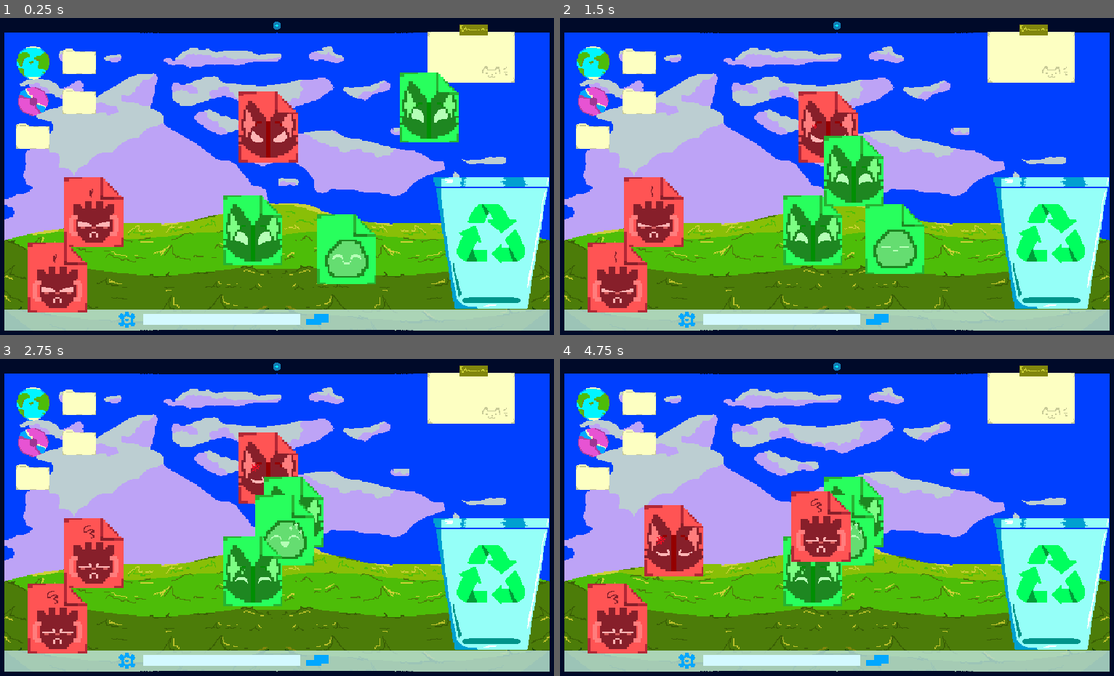
Above: before the commit, frames 1-4 (two rows, left to right).
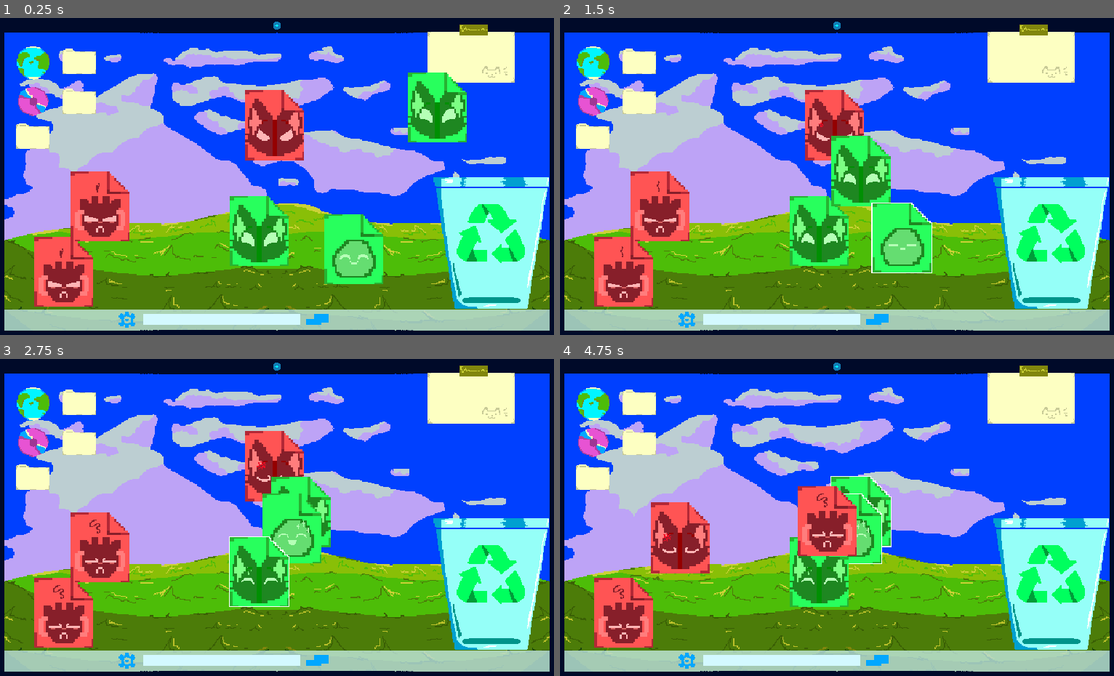
Above: after the commit, the same moments.

Repository: Vigoreum/prototype
Game: Godot game, scene res://microgames/delete/delete.tscn
Two runs of this game, one before a commit and one after it. Both use one fixed random seed, a clock stepped at 60 frames per second and the inputs below. This scene is started directly instead of the project's main scene.
Inputs (mouse positions are in pixels of both pictures, inside the frame that each line leads up to):
- Up to frame 1 (0.25 s): no input
- Up to frame 2 (1.5 s): tap Enter at 0.5 s; drag from (992, 109) to (837, 179) at 0.52 s; drag from (909, 249) to (837, 179) at 1.27 s
- Up to frame 3 (2.75 s): move the mouse to (254, 571) at 2.02 s; hold Space (space_bar) from 2.03 s (still down); click (254, 571) at 2.17 s
- Up to frame 4 (4.75 s): release Space (space_bar) at 2.75 s; drag from (825, 466) to (654, 549) at 2.77 s; drag from (654, 549) to (615, 615) at 3.52 s; drag from (615, 615) to (853, 514) at 4.27 s

The runs differ from the first frame. In frame 1, 9.2% of the frame differs, in the area x 4-85%, y 17-93%; in frame 2, 8.7%; in frame 3, 7.5%; in frame 4, 7.2%.

Commit message:
feat: rework DELETE microgame with final pixel art assets
- Replace placeholder ColorRects with AnimatedSprite2D using real spritesheet
- Add 3 file variants (A, B, C) x 2 states (good/corrupt) from delete_spritesheet.png
- Remove GameContainer workaround, scene now runs natively at 640x360
- Add PlayableArea (Area2D) to define monitor bounds for spawn range and drag clamp
- Add ExclusionZone (Area2D) with multiple CollisionShape2D to block spawning
  over background folders and trash can
- Measure file size from actual CollisionShape2D instead of hardcoded value
- Fix drag_offset calculation to use parent local space
- Add white outline sprite toggled on mouse hover
- Bump MIN_DISTANCE_BETWEEN_FILES to 60

Diff:
--- a/microgames/delete/file.gd
+++ b/microgames/delete/file.gd
@@ -13,9 +13,18 @@
 @onready var sprite: AnimatedSprite2D = $AnimatedSprite2D
 @onready var collision: CollisionShape2D = $CollisionShape2D
 @onready var microgame: Node2D = get_tree().current_scene
+@onready var outline: Sprite2D = $Outline
 
 func _ready() -> void:
 	input_pickable = true
+
+func _on_mouse_entered() -> void:
+	if has_been_disposed:
+		return
+	outline.visible = true
+
+func _on_mouse_exited() -> void:
+	outline.visible = false
 
 func setup(malware: bool, trash_can: Area2D) -> void:
 	is_malware = malware
--- a/microgames/delete/file.tscn
+++ b/microgames/delete/file.tscn
@@ -2,144 +2,145 @@
 
 [ext_resource type="Script" uid="uid://jqgdgah1h740" path="res://microgames/delete/file.gd" id="1_2s22h"]
 [ext_resource type="Texture2D" uid="uid://bvo1x6silabwk" path="res://assets/delete_spritesheet.png" id="2_8ue3c"]
-
-[sub_resource type="AtlasTexture" id="AtlasTexture_m2x86"]
-atlas = ExtResource("2_8ue3c")
-region = Rect2(0, 285, 80, 95)
-
-[sub_resource type="AtlasTexture" id="AtlasTexture_j5rx1"]
-atlas = ExtResource("2_8ue3c")
-region = Rect2(80, 285, 80, 95)
-
-[sub_resource type="AtlasTexture" id="AtlasTexture_7r88n"]
-atlas = ExtResource("2_8ue3c")
-region = Rect2(160, 285, 80, 95)
-
-[sub_resource type="AtlasTexture" id="AtlasTexture_2qtsu"]
-atlas = ExtResource("2_8ue3c")
-region = Rect2(240, 285, 80, 95)
-
-[sub_resource type="AtlasTexture" id="AtlasTexture_l008e"]
-atlas = ExtResource("2_8ue3c")
-region = Rect2(320, 285, 80, 95)
-
-[sub_resource type="AtlasTexture" id="AtlasTexture_tfbf4"]
-atlas = ExtResource("2_8ue3c")
-region = Rect2(0, 0, 80, 95)
-
-[sub_resource type="AtlasTexture" id="AtlasTexture_t3eyi"]
-atlas = ExtResource("2_8ue3c")
-region = Rect2(80, 0, 80, 95)
-
-[sub_resource type="AtlasTexture" id="AtlasTexture_cmwoa"]
-atlas = ExtResource("2_8ue3c")
-region = Rect2(160, 0, 80, 95)
-
-[sub_resource type="AtlasTexture" id="AtlasTexture_hixlp"]
-atlas = ExtResource("2_8ue3c")
-region = Rect2(240, 0, 80, 95)
-
-[sub_resource type="AtlasTexture" id="AtlasTexture_ds8gi"]
-atlas = ExtResource("2_8ue3c")
-region = Rect2(320, 0, 80, 95)
-
-[sub_resource type="AtlasTexture" id="AtlasTexture_m3dr1"]
-atlas = ExtResource("2_8ue3c")
-region = Rect2(0, 380, 80, 95)
-
-[sub_resource type="AtlasTexture" id="AtlasTexture_0q0yx"]
-atlas = ExtResource("2_8ue3c")
-region = Rect2(80, 380, 80, 95)
-
-[sub_resource type="AtlasTexture" id="AtlasTexture_8y82b"]
-atlas = ExtResource("2_8ue3c")
-region = Rect2(160, 380, 80, 95)
-
-[sub_resource type="AtlasTexture" id="AtlasTexture_jithb"]
-atlas = ExtResource("2_8ue3c")
-region = Rect2(240, 380, 80, 95)
-
-[sub_resource type="AtlasTexture" id="AtlasTexture_ufmxk"]
-atlas = ExtResource("2_8ue3c")
-region = Rect2(320, 380, 80, 95)
-
-[sub_resource type="AtlasTexture" id="AtlasTexture_bfh3e"]
-atlas = ExtResource("2_8ue3c")
-region = Rect2(0, 95, 80, 95)
-
-[sub_resource type="AtlasTexture" id="AtlasTexture_eeg7g"]
-atlas = ExtResource("2_8ue3c")
-region = Rect2(80, 95, 80, 95)
-
-[sub_resource type="AtlasTexture" id="AtlasTexture_wlxoi"]
-atlas = ExtResource("2_8ue3c")
-region = Rect2(160, 95, 80, 95)
-
-[sub_resource type="AtlasTexture" id="AtlasTexture_o51ay"]
-atlas = ExtResource("2_8ue3c")
-region = Rect2(240, 95, 80, 95)
-
-[sub_resource type="AtlasTexture" id="AtlasTexture_51w0u"]
-atlas = ExtResource("2_8ue3c")
-region = Rect2(320, 95, 80, 95)
-
-[sub_resource type="AtlasTexture" id="AtlasTexture_gyjb6"]
-atlas = ExtResource("2_8ue3c")
-region = Rect2(0, 475, 80, 95)
-
-[sub_resource type="AtlasTexture" id="AtlasTexture_y02f5"]
-atlas = ExtResource("2_8ue3c")
-region = Rect2(80, 475, 80, 95)
-
-[sub_resource type="AtlasTexture" id="AtlasTexture_odkmu"]
-atlas = ExtResource("2_8ue3c")
-region = Rect2(160, 475, 80, 95)
-
-[sub_resource type="AtlasTexture" id="AtlasTexture_tww5e"]
-atlas = ExtResource("2_8ue3c")
-region = Rect2(240, 475, 80, 95)
-
-[sub_resource type="AtlasTexture" id="AtlasTexture_g3ekd"]
-atlas = ExtResource("2_8ue3c")
-region = Rect2(320, 475, 80, 95)
-
-[sub_resource type="AtlasTexture" id="AtlasTexture_h6h14"]
-atlas = ExtResource("2_8ue3c")
-region = Rect2(0, 190, 80, 95)
-
-[sub_resource type="AtlasTexture" id="AtlasTexture_5fppu"]
-atlas = ExtResource("2_8ue3c")
-region = Rect2(80, 190, 80, 95)
-
-[sub_resource type="AtlasTexture" id="AtlasTexture_kea8n"]
-atlas = ExtResource("2_8ue3c")
-region = Rect2(160, 190, 80, 95)
-
-[sub_resource type="AtlasTexture" id="AtlasTexture_fmplw"]
-atlas = ExtResource("2_8ue3c")
-region = Rect2(240, 190, 80, 95)
-
-[sub_resource type="AtlasTexture" id="AtlasTexture_ilmuf"]
-atlas = ExtResource("2_8ue3c")
-region = Rect2(320, 190, 80, 95)
+[ext_resource type="Texture2D" uid="uid://da7j4l2jmb01" path="res://assets/outline.png" id="3_crymi"]
+
+[sub_resource type="AtlasTexture" id="AtlasTexture_crymi"]
+atlas = ExtResource("2_8ue3c")
+region = Rect2(0, 296, 65, 77)
+
+[sub_resource type="AtlasTexture" id="AtlasTexture_18ny0"]
+atlas = ExtResource("2_8ue3c")
+region = Rect2(80, 296, 65, 77)
+
+[sub_resource type="AtlasTexture" id="AtlasTexture_h8v3i"]
+atlas = ExtResource("2_8ue3c")
+region = Rect2(160, 296, 65, 77)
+
+[sub_resource type="AtlasTexture" id="AtlasTexture_smbto"]
+atlas = ExtResource("2_8ue3c")
+region = Rect2(240, 296, 65, 77)
+
+[sub_resource type="AtlasTexture" id="AtlasTexture_uhxrn"]
+atlas = ExtResource("2_8ue3c")
+region = Rect2(320, 296, 65, 77)
+
+[sub_resource type="AtlasTexture" id="AtlasTexture_6lwdr"]
+atlas = ExtResource("2_8ue3c")
+region = Rect2(0, 8, 65, 77)
+
+[sub_resource type="AtlasTexture" id="AtlasTexture_2um87"]
+atlas = ExtResource("2_8ue3c")
+region = Rect2(80, 8, 65, 77)
+
+[sub_resource type="AtlasTexture" id="AtlasTexture_rnq2d"]
+atlas = ExtResource("2_8ue3c")
+region = Rect2(160, 8, 65, 77)
+
+[sub_resource type="AtlasTexture" id="AtlasTexture_fmjk7"]
+atlas = ExtResource("2_8ue3c")
+region = Rect2(240, 8, 65, 77)
+
+[sub_resource type="AtlasTexture" id="AtlasTexture_uqbce"]
+atlas = ExtResource("2_8ue3c")
+region = Rect2(320, 8, 65, 77)
+
+[sub_resource type="AtlasTexture" id="AtlasTexture_225h1"]
+atlas = ExtResource("2_8ue3c")
+region = Rect2(0, 390, 65, 78)
+
+[sub_resource type="AtlasTexture" id="AtlasTexture_nb4ql"]
+atlas = ExtResource("2_8ue3c")
+region = Rect2(80, 390, 65, 78)
+
+[sub_resource type="AtlasTexture" id="AtlasTexture_jaucb"]
+atlas = ExtResource("2_8ue3c")
+region = Rect2(160, 390, 65, 78)
+
+[sub_resource type="AtlasTexture" id="AtlasTexture_27b4v"]
+atlas = ExtResource("2_8ue3c")
+region = Rect2(240, 390, 65, 78)
+
+[sub_resource type="AtlasTexture" id="AtlasTexture_nk58s"]
+atlas = ExtResource("2_8ue3c")
+region = Rect2(320, 390, 65, 78)
+
+[sub_resource type="AtlasTexture" id="AtlasTexture_h1m10"]
+atlas = ExtResource("2_8ue3c")
+region = Rect2(0, 104, 65, 77)
+
+[sub_resource type="AtlasTexture" id="AtlasTexture_ciwww"]
+atlas = ExtResource("2_8ue3c")
+region = Rect2(80, 104, 65, 77)
+
+[sub_resource type="AtlasTexture" id="AtlasTexture_b3fp5"]
+atlas = ExtResource("2_8ue3c")
+region = Rect2(160, 104, 65, 77)
+
+[sub_resource type="AtlasTexture" id="AtlasTexture_50ewf"]
+atlas = ExtResource("2_8ue3c")
+region = Rect2(240, 104, 65, 77)
+
+[sub_resource type="AtlasTexture" id="AtlasTexture_pt5sc"]
+atlas = ExtResource("2_8ue3c")
+region = Rect2(320, 104, 65, 77)
+
+[sub_resource type="AtlasTexture" id="AtlasTexture_s5i0j"]
+atlas = ExtResource("2_8ue3c")
+region = Rect2(0, 483, 65, 77)
+
+[sub_resource type="AtlasTexture" id="AtlasTexture_iqwx4"]
+atlas = ExtResource("2_8ue3c")
+region = Rect2(80, 483, 65, 77)
+
+[sub_resource type="AtlasTexture" id="AtlasTexture_rofkj"]
+atlas = ExtResource("2_8ue3c")
+region = Rect2(160, 483, 65, 77)
+
+[sub_resource type="AtlasTexture" id="AtlasTexture_xcevp"]
+atlas = ExtResource("2_8ue3c")
+region = Rect2(240, 483, 65, 77)
+
+[sub_resource type="AtlasTexture" id="AtlasTexture_kqydp"]
+atlas = ExtResource("2_8ue3c")
+region = Rect2(320, 483, 65, 77)
+
+[sub_resource type="AtlasTexture" id="AtlasTexture_ab5od"]
+atlas = ExtResource("2_8ue3c")
+region = Rect2(0, 200, 65, 77)
+
+[sub_resource type="AtlasTexture" id="AtlasTexture_0morc"]
+atlas = ExtResource("2_8ue3c")
+region = Rect2(80, 200, 65, 77)
+
+[sub_resource type="AtlasTexture" id="AtlasTexture_14k08"]
+atlas = ExtResource("2_8ue3c")
+region = Rect2(160, 200, 65, 77)
+
+[sub_resource type="AtlasTexture" id="AtlasTexture_ujcy7"]
+atlas = ExtResource("2_8ue3c")
+region = Rect2(240, 200, 65, 77)
+
+[sub_resource type="AtlasTexture" id="AtlasTexture_iscpk"]
+atlas = ExtResource("2_8ue3c")
+region = Rect2(320, 200, 65, 77)
 
 [sub_resource type="SpriteFrames" id="SpriteFrames_r7rja"]
 animations = [{
 "frames": [{
 "duration": 1.0,
-"texture": SubResource("AtlasTexture_m2x86")
-}, {
-"duration": 1.0,
-"texture": SubResource("AtlasTexture_j5rx1")
-}, {
-"duration": 1.0,
-"texture": SubResource("AtlasTexture_7r88n")
-}, {
-"duration": 1.0,
-"texture": SubResource("AtlasTexture_2qtsu")
-}, {
-"duration": 1.0,
-"texture": SubResource("AtlasTexture_l008e")
+"texture": SubResource("AtlasTexture_crymi")
+}, {
+"duration": 1.0,
+"texture": SubResource("AtlasTexture_18ny0")
+}, {
+"duration": 1.0,
+"texture": SubResource("AtlasTexture_h8v3i")
+}, {
+"duration": 1.0,
+"texture": SubResource("AtlasTexture_smbto")
+}, {
+"duration": 1.0,
+"texture": SubResource("AtlasTexture_uhxrn")
 }],
 "loop": true,
 "name": &"A_corrupt",
@@ -147,19 +148,19 @@
 }, {
 "frames": [{
 "duration": 1.0,
-"texture": SubResource("AtlasTexture_tfbf4")
-}, {
-"duration": 1.0,
-"texture": SubResource("AtlasTexture_t3eyi")
-}, {
-"duration": 1.0,
-"texture": SubResource("AtlasTexture_cmwoa")
-}, {
-"duration": 1.0,
-"texture": SubResource("AtlasTexture_hixlp")
-}, {
-"duration": 1.0,
-"texture": SubResource("AtlasTexture_ds8gi")
+"texture": SubResource("AtlasTexture_6lwdr")
+}, {
+"duration": 1.0,
+"texture": SubResource("AtlasTexture_2um87")
+}, {
+"duration": 1.0,
+"texture": SubResource("AtlasTexture_rnq2d")
+}, {
+"duration": 1.0,
+"texture": SubResource("AtlasTexture_fmjk7")
+}, {
+"duration": 1.0,
+"texture": SubResource("AtlasTexture_uqbce")
 }],
 "loop": true,
 "name": &"A_good",
@@ -167,19 +168,19 @@
 }, {
 "frames": [{
 "duration": 1.0,
-"texture": SubResource("AtlasTexture_m3dr1")
-}, {
-"duration": 1.0,
-"texture": SubResource("AtlasTexture_0q0yx")
-}, {
-"duration": 1.0,
-"texture": SubResource("AtlasTexture_8y82b")
-}, {
-"duration": 1.0,
-"texture": SubResource("AtlasTexture_jithb")
-}, {
-"duration": 1.0,
-"texture": SubResource("AtlasTexture_ufmxk")
+"texture": SubResource("AtlasTexture_225h1")
+}, {
+"duration": 1.0,
+"texture": SubResource("AtlasTexture_nb4ql")
+}, {
+"duration": 1.0,
+"texture": SubResource("AtlasTexture_jaucb")
+}, {
+"duration": 1.0,
+"texture": SubResource("AtlasTexture_27b4v")
+}, {
+"duration": 1.0,
+"texture": SubResource("AtlasTexture_nk58s")
 }],
 "loop": true,
 "name": &"B_corrupt",
@@ -187,19 +188,19 @@
 }, {
 "frames": [{
 "duration": 1.0,
-"texture": SubResource("AtlasTexture_bfh3e")
-}, {
-"duration": 1.0,
-"texture": SubResource("AtlasTexture_eeg7g")
-}, {
-"duration": 1.0,
-"texture": SubResource("AtlasTexture_wlxoi")
-}, {
-"duration": 1.0,
-"texture": SubResource("AtlasTexture_o51ay")
-}, {
-"duration": 1.0,
-"texture": SubResource("AtlasTexture_51w0u")
+"texture": SubResource("AtlasTexture_h1m10")
+}, {
+"duration": 1.0,
+"texture": SubResource("AtlasTexture_ciwww")
+}, {
+"duration": 1.0,
+"texture": SubResource("AtlasTexture_b3fp5")
+}, {
+"duration": 1.0,
+"texture": SubResource("AtlasTexture_50ewf")
+}, {
+"duration": 1.0,
+"texture": SubResource("AtlasTexture_pt5sc")
 }],
 "loop": true,
 "name": &"B_good",
@@ -207,19 +208,19 @@
 }, {
 "frames": [{
 "duration": 1.0,
-"texture": SubResource("AtlasTexture_gyjb6")
-}, {
-"duration": 1.0,
-"texture": SubResource("AtlasTexture_y02f5")
-}, {
-"duration": 1.0,
-"texture": SubResource("AtlasTexture_odkmu")
-}, {
-"duration": 1.0,
-"texture": SubResource("AtlasTexture_tww5e")
-}, {
-"duration": 1.0,
-"texture": SubResource("AtlasTexture_g3ekd")
+"texture": SubResource("AtlasTexture_s5i0j")
+}, {
+"duration": 1.0,
+"texture": SubResource("AtlasTexture_iqwx4")
+}, {
+"duration": 1.0,
+"texture": SubResource("AtlasTexture_rofkj")
+}, {
+"duration": 1.0,
+"texture": SubResource("AtlasTexture_xcevp")
+}, {
+"duration": 1.0,
+"texture": SubResource("AtlasTexture_kqydp")
 }],
 "loop": true,
 "name": &"C_corrupt",
@@ -227,19 +228,19 @@
 }, {
 "frames": [{
 "duration": 1.0,
-"texture": SubResource("AtlasTexture_h6h14")
-}, {
-"duration": 1.0,
-"texture": SubResource("AtlasTexture_5fppu")
-}, {
-"duration": 1.0,
-"texture": SubResource("AtlasTexture_kea8n")
-}, {
-"duration": 1.0,
-"texture": SubResource("AtlasTexture_fmplw")
-}, {
-"duration": 1.0,
-"texture": SubResource("AtlasTexture_ilmuf")
+"texture": SubResource("AtlasTexture_ab5od")
+}, {
+"duration": 1.0,
+"texture": SubResource("AtlasTexture_0morc")
+}, {
+"duration": 1.0,
+"texture": SubResource("AtlasTexture_14k08")
+}, {
+"duration": 1.0,
+"texture": SubResource("AtlasTexture_ujcy7")
+}, {
+"duration": 1.0,
+"texture": SubResource("AtlasTexture_iscpk")
 }],
 "loop": true,
 "name": &"C_good",
@@ -247,15 +248,21 @@
 }]
 
 [sub_resource type="RectangleShape2D" id="RectangleShape2D_butyd"]
-size = Vector2(68, 79)
+size = Vector2(66, 78)
 
 [node name="File" type="Area2D" unique_id=1508990272]
 script = ExtResource("1_2s22h")
 
 [node name="AnimatedSprite2D" type="AnimatedSprite2D" parent="." unique_id=1689992335]
 sprite_frames = SubResource("SpriteFrames_r7rja")
-animation = &"A_good"
+animation = &"C_good"
+
+[node name="Outline" type="Sprite2D" parent="." unique_id=1296808650]
+visible = false
+texture = ExtResource("3_crymi")
 
 [node name="CollisionShape2D" type="CollisionShape2D" parent="." unique_id=1576818754]
-position = Vector2(-7, 1.5)
 shape = SubResource("RectangleShape2D_butyd")
+
+[connection signal="mouse_entered" from="." to="." method="_on_mouse_entered"]
+[connection signal="mouse_exited" from="." to="." method="_on_mouse_exited"]
Binary file changed: assets/delete_spritesheet.png
Binary file added: assets/outline.png
Not shown, added: assets/outline.png.import
